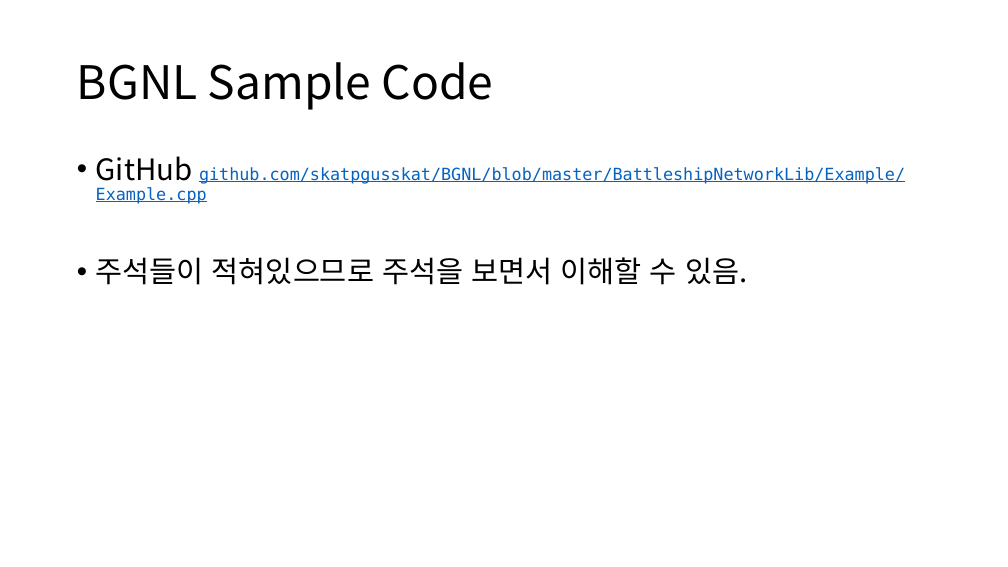
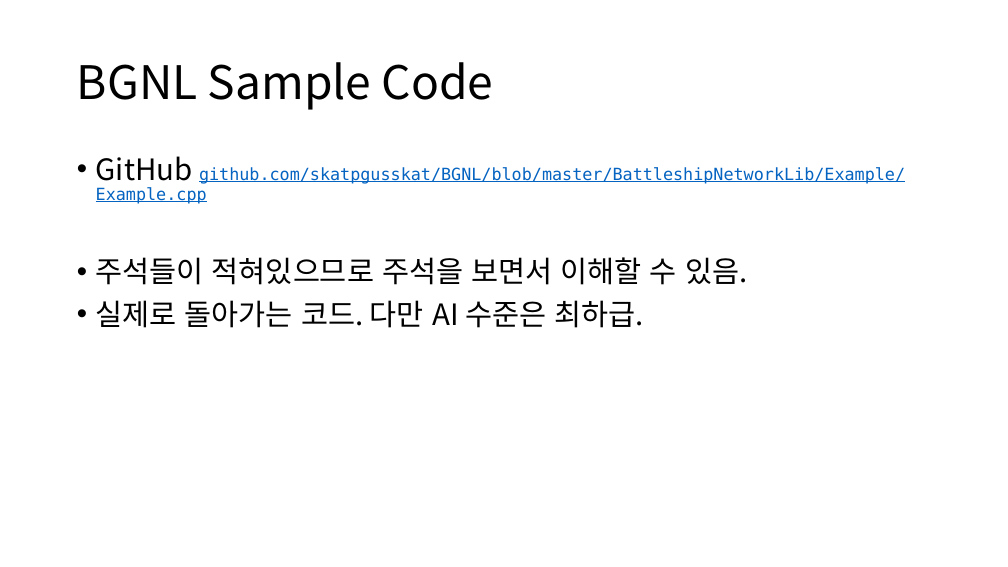
Before and after one commit to namse/BGNL, a slide deck: slide 2 of BGNL사용법설명.pptx. Drawn at 1008x567 pixels with LibreOffice and Linux fonts; fonts in the diff are those of the drawing. Boxes give left, top, right and bottom in pixels: in the first picture for what was removed or moved away, otherwise in the second. Text is boxed around its words. In the diff, an @@ line names an element or a change of style, - is before the commit and + after.

```diff
--- a/BGNL사용법설명.pptx
+++ b/BGNL사용법설명.pptx
@@ text at [96, 300, 643, 328]: paragraph added @@
+• 실제로 돌아가는 코드. 다만 AI 수준은 최하급.
```
Also in this commit, not shown: 5 other slides changed, 8 slides added, 2 slides removed, 5 other files.
